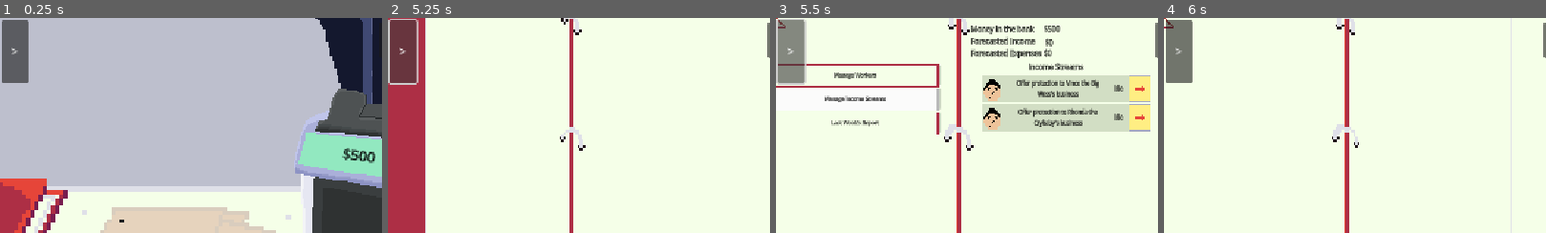
Above: before the commit, frames 1-4 (left to right).
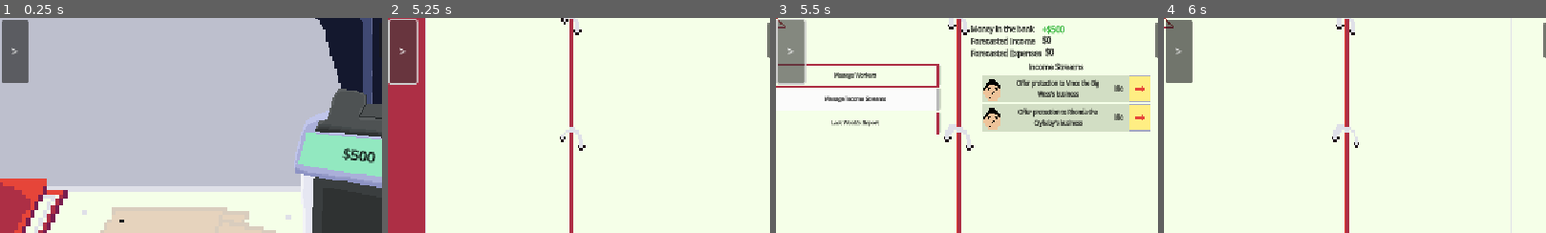
Above: after the commit, the same moments.

Repository: deruitda/ludum-dare-58
Game: Godot game, scene res://main.tscn
Same seed, same stepped clock (60 frames per second), same inputs: the game is played once before the commit and once after it.
Inputs (mouse positions are % of the whole screen's width and height, from its top left):
- Up to frame 1 (0.25 s): no input
- Up to frame 2 (5.25 s): click "Accept" at 0.5 s; click "Accept" at 1.25 s; click "Next Week" at 2 s; click "Next Week" at 2.75 s; click (22, 72) at 3.5 s; click "<" at 4.25 s; click ">" at 5 s
- Up to frame 3 (5.5 s): no input
- Up to frame 4 (6 s): click (75, 33) at 5.77 s
The pictures show only the part of the screen within x 28-78%, y 16-66%; the shares and areas given below are measured in that part.

Frames 1-2 are identical in both runs. In frame 3, 0.4% of the frame differs, in the area x 69-76%, y 3-19%; in frame 4, nothing differs.

Commit message:
connecting income streams page

Diff:
--- a/scenes/binder/income_streams_page.gd
+++ b/scenes/binder/income_streams_page.gd
@@ -5,9 +5,9 @@
 signal on_workers_button_press()
 
 @export var income_overview_grid: IncomeOverviewGrid
-@onready var total_amount: Label = $Control/TotalAmount
-@onready var forecasted_income_amount: Label = $"Control/Forecasted Income Amount"
-@onready var forecasted_expenses_amount: Label = $"Control/Forecasted Expenses Amount"
+@onready var total_money_label: StatLabel = $Control/TotalMoneyLabel
+@onready var forcasted_income_amount_label: StatLabel = $Control/ForcastedIncomeAmountLabel
+@onready var forcasted_expenses_amount_label: StatLabel = $Control/ForcastedExpensesAmountLabel
 
 func _ready() -> void:
 	IncomeStreamManager.income_stream_added.connect(_on_income_stream_added)
@@ -23,10 +23,9 @@
 	refresh()
 
 func set_labels() -> void:
-	total_amount.text = "$" + str(GameState.total_money)
-	forecasted_income_amount.text = "$" + str(GameState.get_forecasted_income())
-	forecasted_expenses_amount.text = "$" + str(GameState.get_forecasted_expenses())
-
+	total_money_label.set_value(GameState.total_money)
+	forcasted_income_amount_label.set_value(GameState.get_forecasted_income())
+	forcasted_expenses_amount_label.set_value(GameState.get_forecasted_expenses() * -1)
 func set_income_streams(income_streams: Array[IncomeStream]) -> void:
 	refresh()
 	for income_stream in income_streams:
--- a/scenes/binder/income_streams_page.tscn
+++ b/scenes/binder/income_streams_page.tscn
@@ -1,8 +1,11 @@
-[gd_scene load_steps=4 format=3 uid="uid://dx4fh10vgnuhk"]
+[gd_scene load_steps=7 format=3 uid="uid://dx4fh10vgnuhk"]
 
 [ext_resource type="Script" uid="uid://bctfcrf60s5kt" path="res://scenes/binder/income_streams_page.gd" id="1_l6iai"]
 [ext_resource type="LabelSettings" uid="uid://djkpwc0lasqli" path="res://desk/Resumes/resume_label.tres" id="2_b1eng"]
+[ext_resource type="PackedScene" uid="uid://byqlkeohgkgp3" path="res://ui/label_component.tscn" id="2_bm30l"]
 [ext_resource type="PackedScene" uid="uid://dsf0578qhhgyk" path="res://scenes/grids/income/income_overview_grid.tscn" id="3_b1eng"]
+[ext_resource type="LabelSettings" uid="uid://d0ai4x5b6g57f" path="res://desk/Resumes/money_label.tres" id="3_dfaax"]
+[ext_resource type="PackedScene" uid="uid://de7xv2m41lp1m" path="res://ui/stat_label.tscn" id="5_vmer1"]
 
 [node name="IncomeStreamsPage" type="Node2D" node_paths=PackedStringArray("income_overview_grid")]
 scale = Vector2(4.6512938, 4.5897837)
@@ -15,6 +18,9 @@
 offset_right = 132.0
 offset_bottom = 139.0
 
+[node name="MoneyLabelComponent" parent="Control" instance=ExtResource("2_bm30l")]
+positive_label_settings = ExtResource("3_dfaax")
+
 [node name="Money in da Bank" type="Label" parent="Control"]
 layout_mode = 0
 offset_left = 1.9999999
@@ -25,21 +31,14 @@
 text = "Money in the bank"
 label_settings = ExtResource("2_b1eng")
 
-[node name="TotalAmount" type="Label" parent="Control"]
-layout_mode = 1
-anchors_preset = -1
-anchor_left = 0.4034353
-anchor_top = -0.05462047
-anchor_right = 0.40343532
-anchor_bottom = -0.054620456
-offset_left = 1.9999847
-offset_top = 15.000002
-offset_right = 148.99998
-offset_bottom = 38.000004
-scale = Vector2(0.31999952, 0.32000005)
-text = "$15"
-label_settings = ExtResource("2_b1eng")
-metadata/_edit_use_anchors_ = true
+[node name="TotalMoneyLabel" parent="Control" node_paths=PackedStringArray("label_component") instance=ExtResource("5_vmer1")]
+layout_mode = 0
+offset_left = 54.178486
+offset_top = 6.9720063
+offset_right = 94.17848
+offset_bottom = 29.972006
+scale = Vector2(0.35288483, 0.35288483)
+label_component = NodePath("../MoneyLabelComponent")
 
 [node name="Forecasted Income" type="Label" parent="Control"]
 layout_mode = 0
@@ -52,21 +51,14 @@
 label_settings = ExtResource("2_b1eng")
 metadata/_edit_use_anchors_ = true
 
-[node name="Forecasted Income Amount" type="Label" parent="Control"]
-layout_mode = 1
-anchors_preset = -1
-anchor_left = 0.40669248
-anchor_top = 0.004942551
-anchor_right = 0.4066925
-anchor_bottom = 0.004942558
-offset_left = 2.0
-offset_top = 15.0
-offset_right = 149.0
-offset_bottom = 38.0
-scale = Vector2(0.31999952, 0.32000005)
-text = "$15"
-label_settings = ExtResource("2_b1eng")
-metadata/_edit_use_anchors_ = true
+[node name="ForcastedIncomeAmountLabel" parent="Control" node_paths=PackedStringArray("label_component") instance=ExtResource("5_vmer1")]
+layout_mode = 0
+offset_left = 54.178474
+offset_top = 14.379765
+offset_right = 94.178474
+offset_bottom = 37.379765
+scale = Vector2(0.35288483, 0.35288483)
+label_component = NodePath("../MoneyLabelComponent")
 
 [node name="Forecasted Expenses" type="Label" parent="Control"]
 layout_mode = 1
@@ -84,21 +76,14 @@
 label_settings = ExtResource("2_b1eng")
 metadata/_edit_use_anchors_ = true
 
-[node name="Forecasted Expenses Amount" type="Label" parent="Control"]
-layout_mode = 1
-anchors_preset = -1
-anchor_left = 0.405064
-anchor_top = 0.05666829
-anchor_right = 0.405064
-anchor_bottom = 0.05666829
-offset_left = 1.9999962
-offset_top = 14.999999
-offset_right = 149.0
-offset_bottom = 38.0
-scale = Vector2(0.31999952, 0.32000005)
-text = "$15"
-label_settings = ExtResource("2_b1eng")
-metadata/_edit_use_anchors_ = true
+[node name="ForcastedExpensesAmountLabel" parent="Control" node_paths=PackedStringArray("label_component") instance=ExtResource("5_vmer1")]
+layout_mode = 0
+offset_left = 56.32841
+offset_top = 22.441147
+offset_right = 96.328415
+offset_bottom = 45.441147
+scale = Vector2(0.35288483, 0.35288483)
+label_component = NodePath("../MoneyLabelComponent")
 
 [node name="Income Streams" type="Label" parent="Control"]
 visible = false
